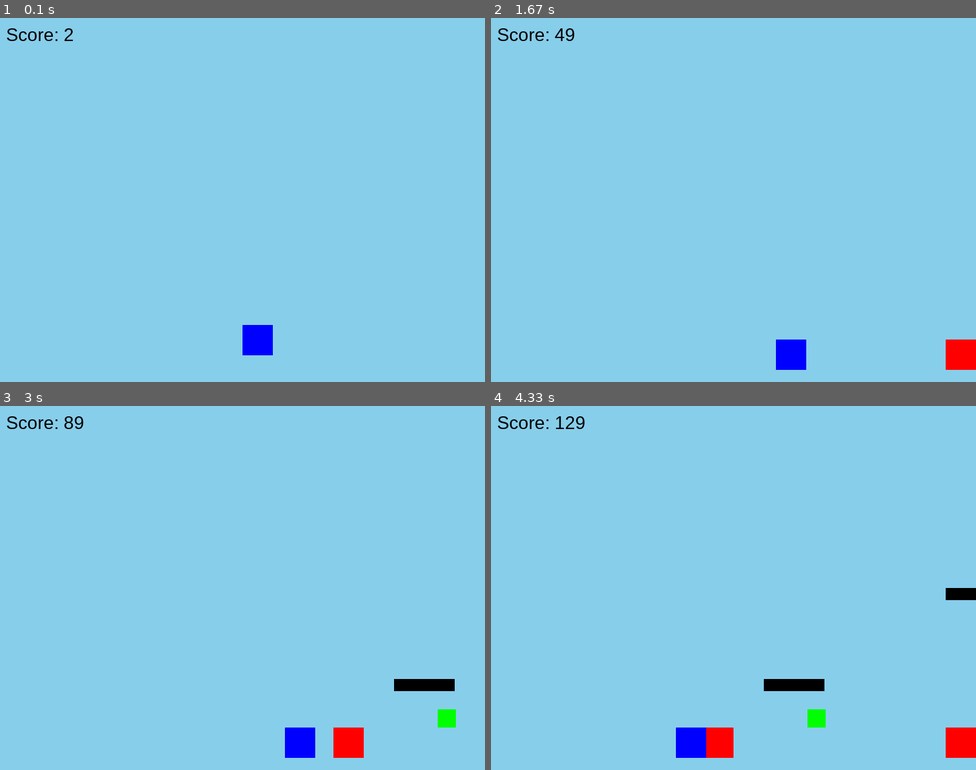
Above: before the commit, frames 1-4 (two rows, left to right).
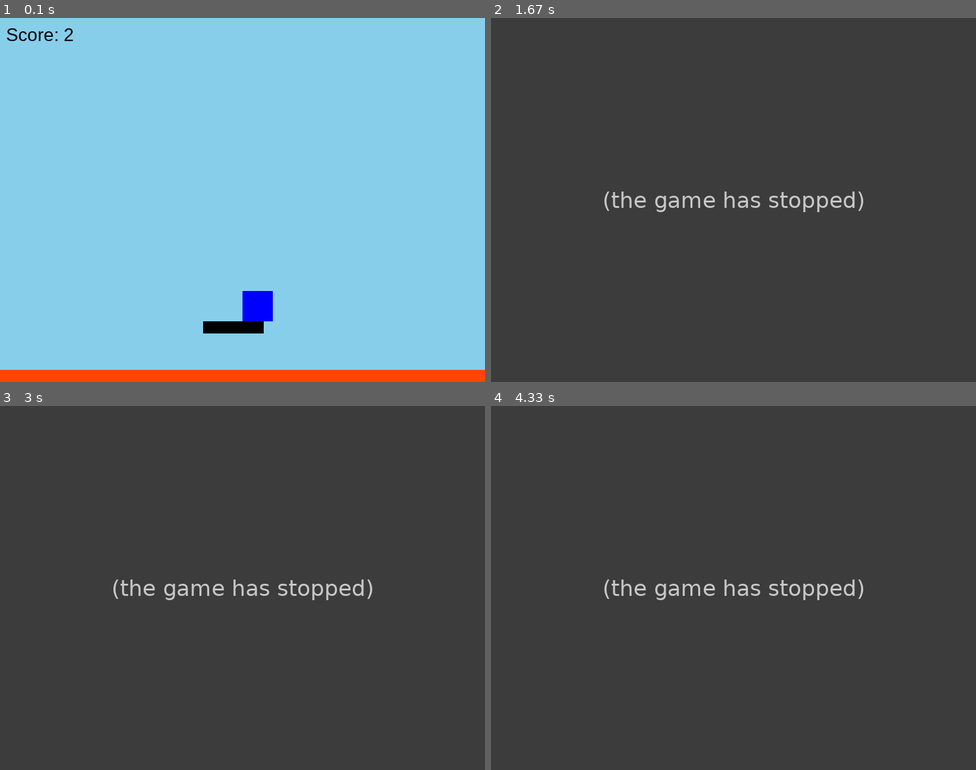
Above: after the commit, the same moments.

Repository: jakob07ffm/pygame-platformer
Game: pygame game, started from main.py
Two runs of this game, one before a commit and one after it. Both use one fixed random seed, a clock stepped at 60 frames per second and the inputs below.
Inputs:
- Up to frame 1 (0.1 s): no input
- Up to frame 2 (1.67 s): tap Space at 0.33 s; hold D 0.67-1.13 s
- Up to frame 3 (3 s): no input
- Up to frame 4 (4.33 s): no input

The runs differ from the first frame. In frame 1, 4.7% of the frame differs, in the area x 0-100%, y 75-100%; in frame 2, 100%, in the area x 0-100%, y 0-100%; in frame 3, 100%; in frame 4, 100%.
After the commit the program exited at 1.52 s; later frames show no game.

Commit message:
Update main.py

Diff:
--- a/main.py
+++ b/main.py
@@ -12,6 +12,7 @@
 BG_COLOR = (135, 206, 235)
 RED = (255, 0, 0)
 GREEN = (0, 255, 0)
+LAVA_COLOR = (255, 69, 0)
 
 # Initialize window
 win = pygame.display.set_mode((WIDTH, HEIGHT))
@@ -19,7 +20,7 @@
 
 # Game Variables
 player_size = 50
-player_pos = [WIDTH // 2, HEIGHT - 2 * player_size]
+player_pos = [WIDTH // 2, HEIGHT - 3 * player_size]  # Start higher up
 player_vel = [0, 0]
 player_speed = 5
 player_jump = -15
@@ -37,6 +38,7 @@
 
 # Adding platforms
 platforms = [
+    [WIDTH // 2 - 50, HEIGHT - 3 * player_size + player_size, 100, 20],  # Starting platform directly under the player
     [WIDTH + 300, HEIGHT - 150, 100, 20],
     [WIDTH + 600, HEIGHT - 300, 150, 20],
     [WIDTH + 900, HEIGHT - 450, 120, 20],
@@ -65,7 +67,7 @@
 
 def generate_power_up():
     x = random.randint(WIDTH, WIDTH + 400)
-    y = HEIGHT - 100  # Place power-ups closer to the ground
+    y = random.randint(HEIGHT - 400, HEIGHT - 100)  # Place power-ups closer to the ground
     return [x, y, power_up_size, power_up_size]
 
 def draw_player():
@@ -89,6 +91,9 @@
         bg_x[i] -= scroll_speed // 2
         if bg_x[i] <= -WIDTH:
             bg_x[i] = WIDTH
+
+def draw_floor():
+    pygame.draw.rect(win, LAVA_COLOR, floor)
 
 def handle_player_movement(keys):
     global player_jump_count
@@ -105,17 +110,15 @@
     player_pos[1] += player_vel[1]
 
 def check_collisions():
-    global player_jump_count, player_vel, player_pos, score, power_ups, power_up_effect_duration
+    global player_jump_count, player_vel, player_pos, score, power_ups, power_up_effect_duration, running
 
     player_rect = pygame.Rect(player_pos[0], player_pos[1], player_size, player_size)
     player_on_ground = False
 
-    # Floor collision
+    # Floor collision (lava)
     if player_rect.bottom >= floor[1]:
-        player_pos[1] = floor[1] - player_size
-        player_vel[1] = 0
-        player_on_ground = True
-        player_jump_count = 0
+        # Game Over if player touches the floor (lava)
+        running = False
 
     # Obstacle collision
     for obstacle in obstacles:
@@ -165,6 +168,10 @@
             score += 100
             power_up_effect_duration = 300
 
+    # Game Over if player touches the left side
+    #if player_pos[0] <= 0:
+     #   running = False
+
     return player_on_ground
 
 def update_obstacles():
@@ -179,7 +186,7 @@
         platform[0] -= scroll_speed
     if platforms and platforms[0][0] + platforms[0][2] < 0:
         platforms.pop(0)
-        platforms.append([WIDTH + random.randint(200, 600), HEIGHT - random.randint(150, 450), random.randint(80, 150), 20])
+        platforms.append([WIDTH + random.randint(200, 600), HEIGHT - random.randint(100, 400), random.randint(80, 150), 20])
 
 def update_power_ups():
     for power_up in power_ups:
@@ -198,6 +205,7 @@
 while running:
     win.fill(WHITE)
     draw_background()
+    draw_floor()
 
     for event in pygame.event.get():
         if event.type == pygame.QUIT:
